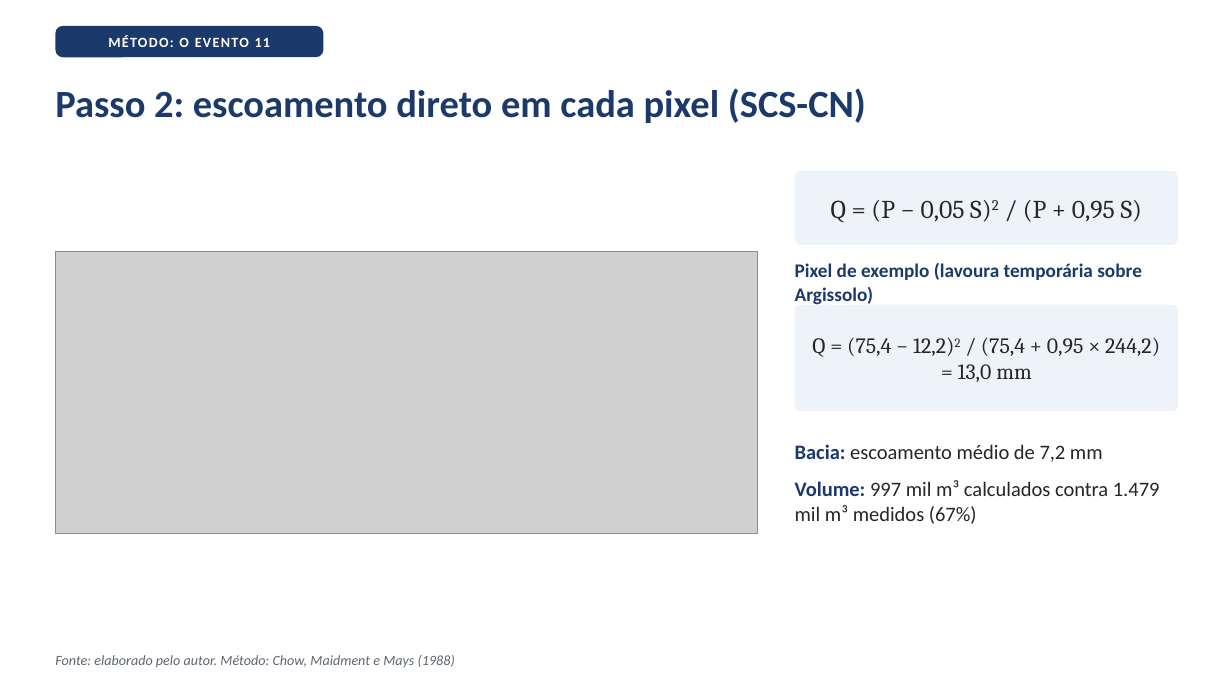
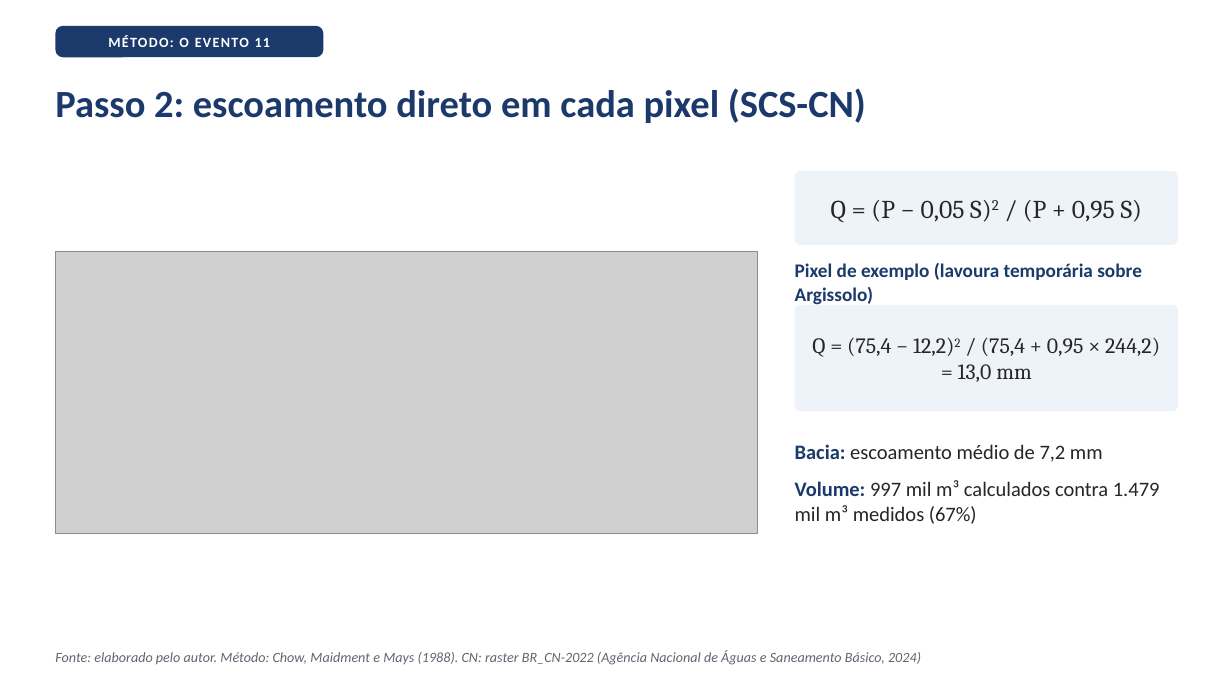
Before and after one commit to mateusvivarelli/TCC, a slide deck: slide 4 of TCC_Texto/slides/slides_11a28_defesa.pptx. Drawn at 1232x693 pixels with LibreOffice and Linux fonts; fonts in the diff are those of the drawing; grey boxes stand for pictures. Boxes give left, top, right and bottom in pixels: in the first picture for what was removed or moved away, otherwise in the second. Text is boxed around its words. In the diff, an @@ line names an element or a change of style, - is before the commit and + after.

```diff
--- a/TCC_Texto/slides/slides_11a28_defesa.pptx
+++ b/TCC_Texto/slides/slides_11a28_defesa.pptx
@@ text at (x1=55, y1=650, x2=921, y2=665): text changed @@
-Fonte: elaborado pelo autor. Método: Chow, Maidment e Mays (1988)
+Fonte: elaborado pelo autor. Método: Chow, Maidment e Mays (1988). CN: raster BR_CN-2022 (Agência Nacional de Águas e Saneamento Básico, 2024)
```
Also in this commit, not shown: 15 other slides changed, 2 other files.
